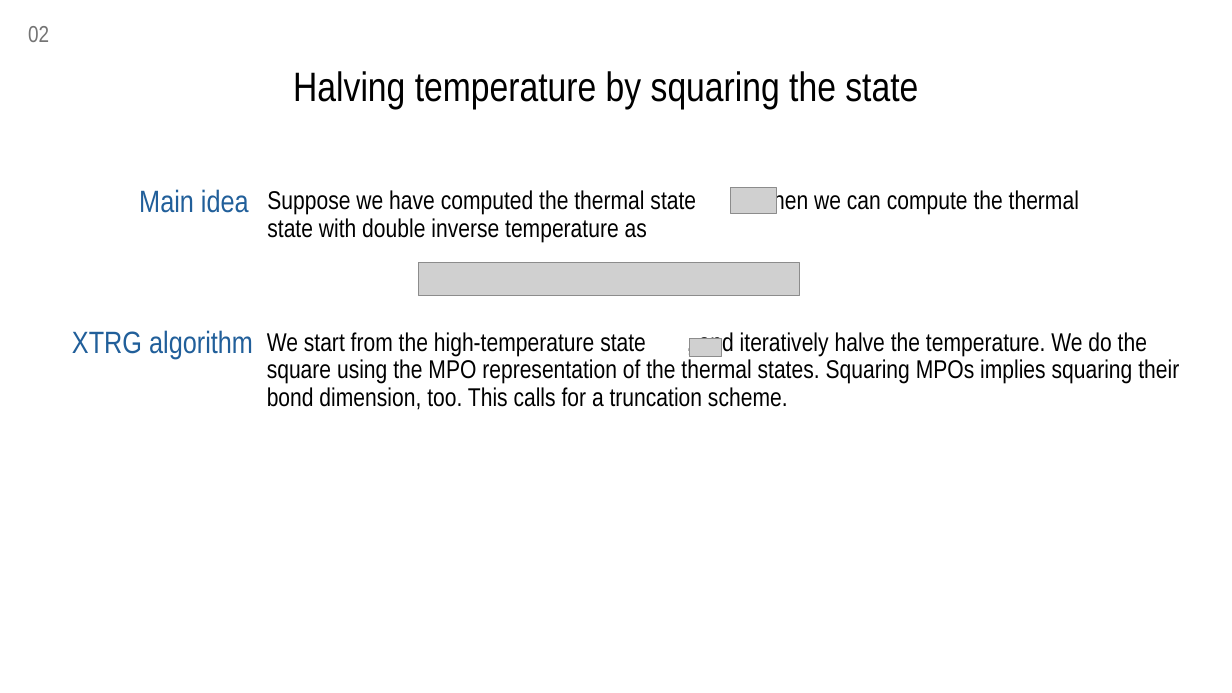
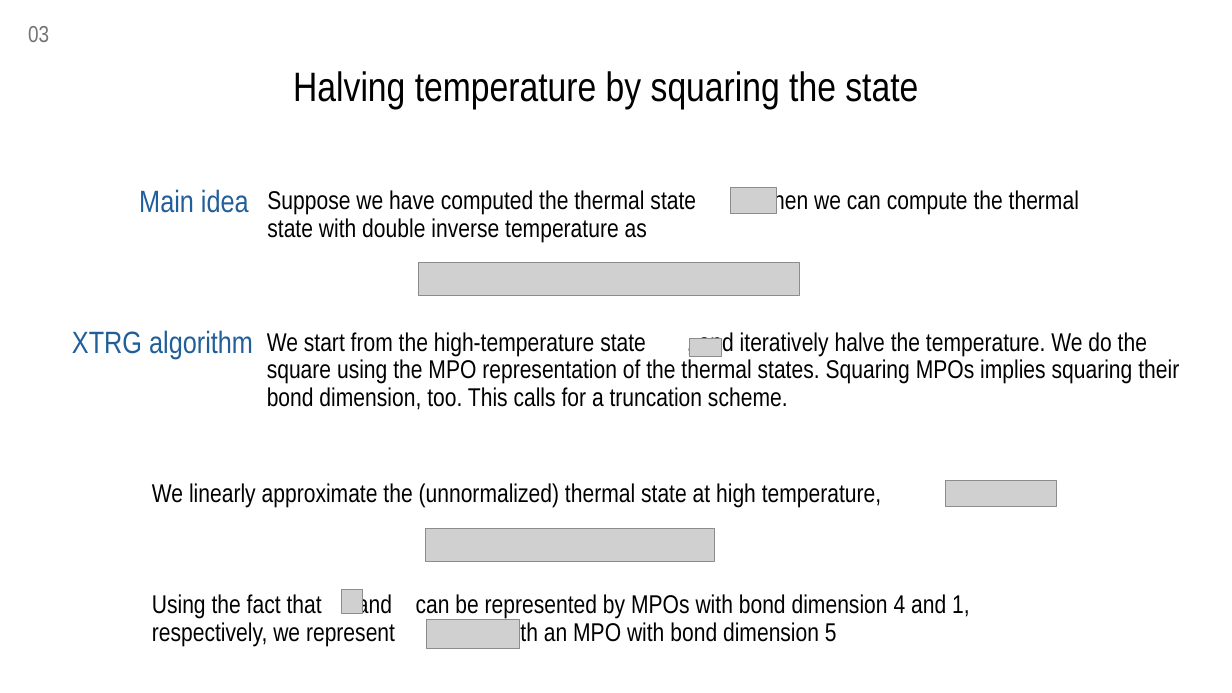
Before and after one commit to MrHighsenberg/XTRG-Algorithm, a slide deck: slide 4 of presentation/Term_Project_XTRG_Presentation.pptx (slide 3 before the commit). Drawn at 1232x693 pixels with LibreOffice and Linux fonts; fonts in the diff are those of the drawing; grey boxes stand for pictures; background and template pictures are left out. Boxes give left, top, right and bottom in pixels: in the first picture for what was removed or moved away, otherwise in the second. Text is boxed around its words. In the diff, an @@ line names an element or a change of style, - is before the commit and + after.

```diff
--- a/presentation/Term_Project_XTRG_Presentation.pptx
+++ b/presentation/Term_Project_XTRG_Presentation.pptx
@@ text at (x1=28, y1=26, x2=49, y2=42): text changed @@
-02
+03
@@ text added at (x1=152, y1=483, x2=756, y2=508), 20 pt, text #000000 @@
+We linearly approximate the (unnormalized) thermal state at high temperature, , as
@@ picture added at (x1=946, y1=480, x2=1056, y2=506) @@
@@ picture added at (x1=425, y1=529, x2=714, y2=561) @@
@@ text added at (x1=152, y1=592, x2=970, y2=647), 20 pt, text #000000 @@
+Using the fact that and can be represented by MPOs with bond dimension 4 and 1, respectively, we represent with an MPO with bond dimension 5
@@ picture added at (x1=341, y1=590, x2=362, y2=614) @@
@@ picture added at (x1=427, y1=619, x2=519, y2=648) @@
```
Also in this commit, not shown: 1 other slide changed, 2 slides added, 3 slides removed, 7 other files.
